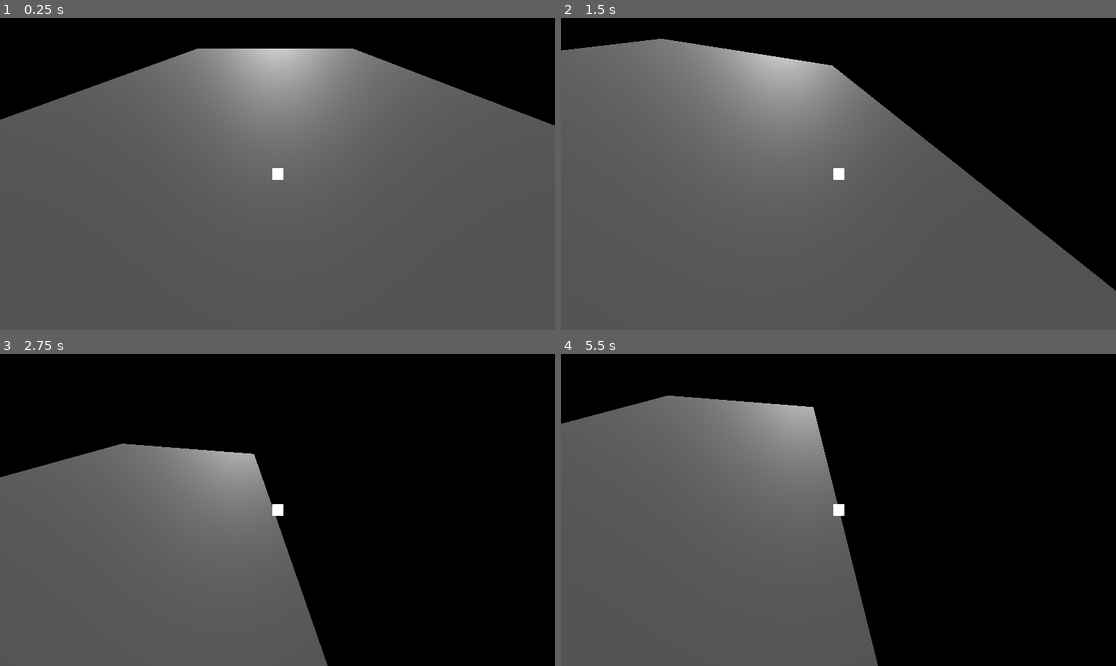
Above: before the commit, frames 1-4 (two rows, left to right).
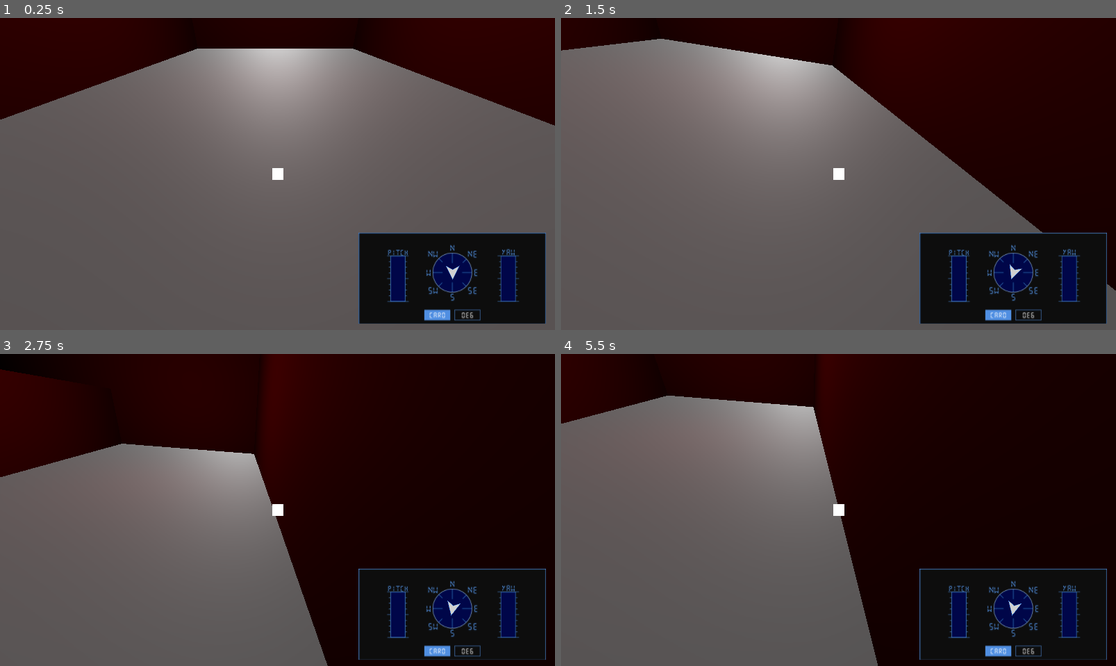
Above: after the commit, the same moments.

Repository: LitheFulminare/Abyssal-Cleaner
Game: Godot game, scene res://Test scene.tscn
Same seed, same stepped clock (60 frames per second), same inputs: the game is played once before the commit and once after it.
Inputs (mouse positions are in pixels of both pictures, inside the frame that each line leads up to):
- Up to frame 1 (0.25 s): no input
- Up to frame 2 (1.5 s): tap Enter at 0.5 s; move the mouse to (960, 158) at 0.52 s; hold D (Right) 0.53-1.28 s; move the mouse to (727, 189) at 1.27 s; hold S (Backwards) from 1.28 s (still down)
- Up to frame 3 (2.75 s): move the mouse to (333, 441) at 2.02 s; release S (Backwards) at 2.03 s; hold D (Right) from 2.03 s (still down)
- Up to frame 4 (5.5 s): move the mouse to (810, 572) at 2.77 s; release D (Right) at 2.78 s; hold W (Forward) 2.78-3.53 s; move the mouse to (1005, 556) at 3.52 s; hold A (Left) 3.53-5.03 s; move the mouse to (672, 463) at 4.27 s; move the mouse to (866, 510) at 5.02 s; hold S (Backwards) from 5.03 s (still down)

The runs differ from the first frame. In frame 1, 28% of the frame differs, in the area x 0-100%, y 0-98%; in frame 2, 38%; in frame 3, 35%; in frame 4, 23%.

Commit message:
new controls and light on the scene

Diff:
--- a/abyssal-cleaner-3d/Test scene.tscn
+++ b/abyssal-cleaner-3d/Test scene.tscn
@@ -33,3 +33,8 @@
 
 [node name="DirectionalLight3D" type="DirectionalLight3D" parent="." unique_id=1984013795]
 transform = Transform3D(1, 0, 0, 0, -0.96057564, 0.27801886, 0, -0.27801886, -0.96057564, 0, 0.77537215, 0)
+
+[node name="OmniLight3D" type="OmniLight3D" parent="." unique_id=1733991001]
+transform = Transform3D(1, 0, 0, 0, 1, 0, 0, 0, 1, 0, 7, -10)
+light_color = Color(1, 0, 0, 1)
+omni_range = 23.0
--- a/abyssal-cleaner-3d/project.godot
+++ b/abyssal-cleaner-3d/project.godot
@@ -37,6 +37,26 @@
 "events": [Object(InputEventKey,"resource_local_to_scene":false,"resource_name":"","device":-1,"window_id":0,"alt_press …(192 unchanged characters)…
 ]
 }
+Up={
+"deadzone": 0.2,
+"events": [Object(InputEventKey,"resource_local_to_scene":false,"resource_name":"","device":-1,"window_id":0,"alt_pressed":false,"shift_pressed":false,"ctrl_pressed":false,"meta_pressed":false,"pressed":false,"keycode":0,"physical_keycode":32,"key_label":0,"unicode":32,"location":0,"echo":false,"script":null)
+]
+}
+Down={
+"deadzone": 0.2,
+"events": [Object(InputEventKey,"resource_local_to_scene":false,"resource_name":"","device":-1,"window_id":0,"alt_pressed":false,"shift_pressed":false,"ctrl_pressed":false,"meta_pressed":false,"pressed":false,"keycode":0,"physical_keycode":4194326,"key_label":0,"unicode":0,"location":0,"echo":false,"script":null)
+]
+}
+"Roll Right"={
+"deadzone": 0.2,
+"events": [Object(InputEventKey,"resource_local_to_scene":false,"resource_name":"","device":-1,"window_id":0,"alt_pressed":false,"shift_pressed":false,"ctrl_pressed":false,"meta_pressed":false,"pressed":false,"keycode":0,"physical_keycode":69,"key_label":0,"unicode":101,"location":0,"echo":false,"script":null)
+]
+}
+"Roll Left"={
+"deadzone": 0.2,
+"events": [Object(InputEventKey,"resource_local_to_scene":false,"resource_name":"","device":-1,"window_id":0,"alt_pressed":false,"shift_pressed":false,"ctrl_pressed":false,"meta_pressed":false,"pressed":false,"keycode":0,"physical_keycode":81,"key_label":0,"unicode":113,"location":0,"echo":false,"script":null)
+]
+}
 
 [physics]
 
--- a/abyssal-cleaner-3d/submarine.tscn
+++ b/abyssal-cleaner-3d/submarine.tscn
@@ -10,7 +10,7 @@
 orientationScreen = NodePath("Orientation Screen")
 
 [node name="Orientation Screen" parent="." unique_id=578651837 instance=ExtResource("3_qvldv")]
-transform = Transform3D(0.645, 0, 0, 0, 0.6449997, 0, 0, 0, 0.6449997, 5.8608055, -3.7503583, -8.047839)
+transform = Transform3D(0.04, 0, 0, 0, 0.039999984, 0, 0, 0, 0.039999984, 0.5380652, -0.32144433, -0.6253317)
 
 [node name="CanvasLayer" type="CanvasLayer" parent="." unique_id=406979246]
 
